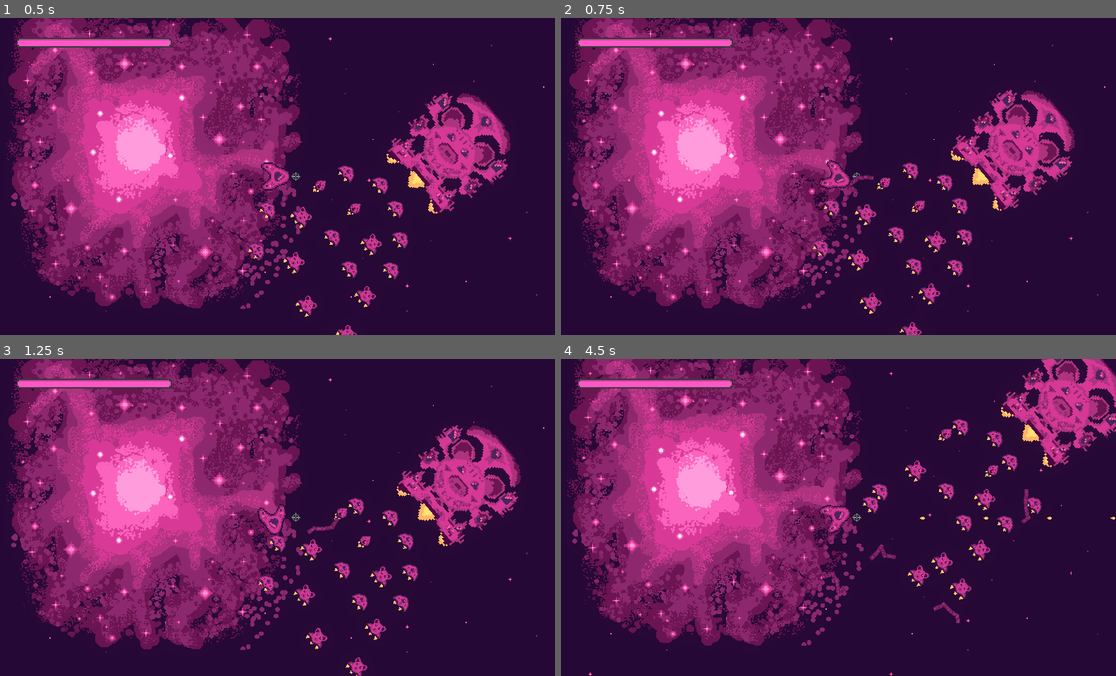
Above: before the commit, frames 1-4 (two rows, left to right).
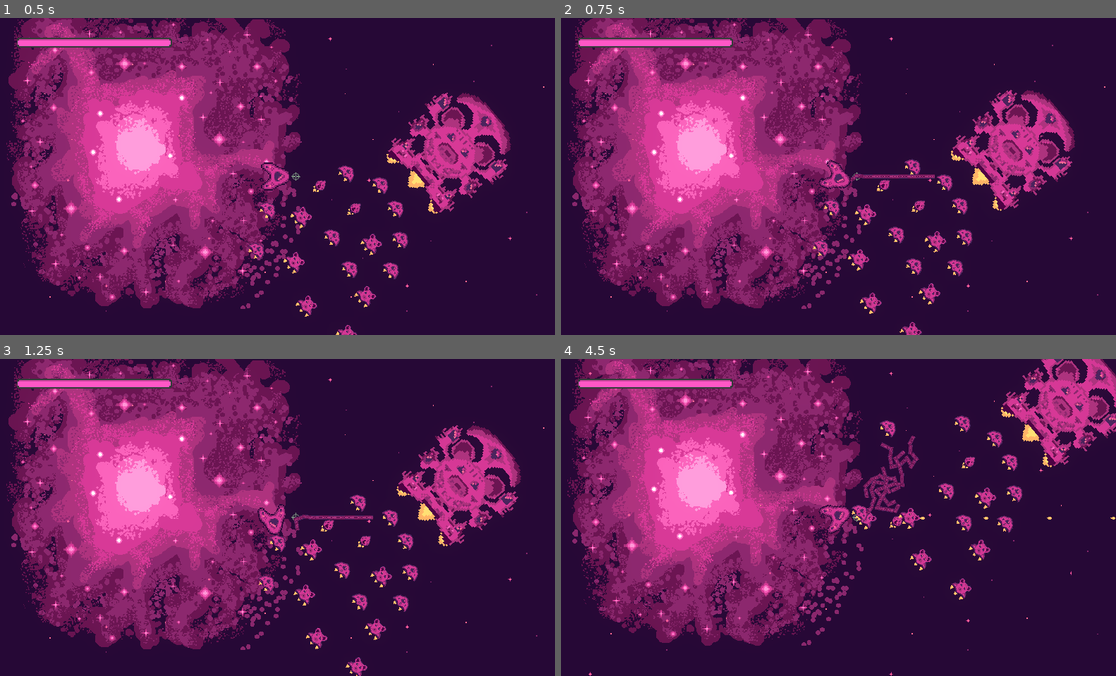
Above: after the commit, the same moments.

Repository: bear-minimum-studio/space-bear
Game: Godot game, scene res://Game.tscn
The game is run twice, just before and just after one commit, with the same random seed, the same clock (stepped at 60 frames per second) and the same inputs.
Inputs:
- Up to frame 1 (0.5 s): no input
- Up to frame 2 (0.75 s): hold Right (turn_right) from 0.53 s (still down); hold G (grappling_hook) from 0.53 s (still down)
- Up to frame 3 (1.25 s): keep holding Right (turn_right); keep holding G (grappling_hook)
- Up to frame 4 (4.5 s): release Right (turn_right) at 1.28 s; release G (grappling_hook) at 1.28 s; hold Left (turn_left) 1.28-2.03 s; tap Down (decelerate) at 1.35 s; tap G (grappling_hook) at 1.55, 2.3, 2.85, 3.8, 4.35 s; hold Right (turn_right) 2.03-2.78 s; hold Space (fire) 2.03-2.78 s; hold Up (accelerate) 2.78-3.53 s; hold F (turret_fire) 3.53-4.28 s; hold Left (turn_left) from 3.53 s (still down)

Frame 1 is identical in both runs. In frame 2, 0.4% of the frame differs, in the area x 51-68%, y 44-56%; in frame 3, 0.5%; in frame 4, 2.8%, in the area x 46-87%, y 17-84%.

Commit message:
feat: make grappling hooks spawn statically at the proper place

Diff:
--- a/World.gd
+++ b/World.gd
@@ -35,6 +35,7 @@
 func _on_player_shoot_grappling_hook(global_player_position, global_player_rotation, player_velocity):
 	var player_direction = Vector2.from_angle(global_player_rotation);
 	var new_hook = grappling_hook_scene.instantiate()
+	new_hook.hook_length = 10
 
 	new_hook.global_position = global_player_position
 	new_hook.global_rotation = global_player_rotation
--- a/player/Player.gd
+++ b/player/Player.gd
@@ -20,6 +20,7 @@
 @onready var sfx = $SFX
 @onready var turret_control = $Turret/TurretControl
 @onready var turret = $Turret
+@onready var turret_nozzle = $Turret/TurretControl/Nozzle
 
 func _shoot():
 	if _reloading:
@@ -35,7 +36,7 @@
 	if _reloading_hook:
 		return
 
-	emit_signal("shoot_grappling_hook", global_position, global_rotation, velocity)
+	emit_signal("shoot_grappling_hook", turret_nozzle.global_position, turret_control.global_rotation, velocity)
 
 	_reloading_hook = true
 	await get_tree().create_timer(HOOK_COOLDOWN).timeout
--- a/player/Player.tscn
+++ b/player/Player.tscn
@@ -72,4 +72,7 @@
 scale = Vector2(0.783817, 0.783817)
 texture = ExtResource("10_vv4oi")
 
+[node name="Nozzle" type="Node2D" parent="Turret/TurretControl"]
+position = Vector2(29, 0)
+
 [connection signal="shoot" from="Turret/TurretControl" to="." method="_on_turret_control_shoot"]
